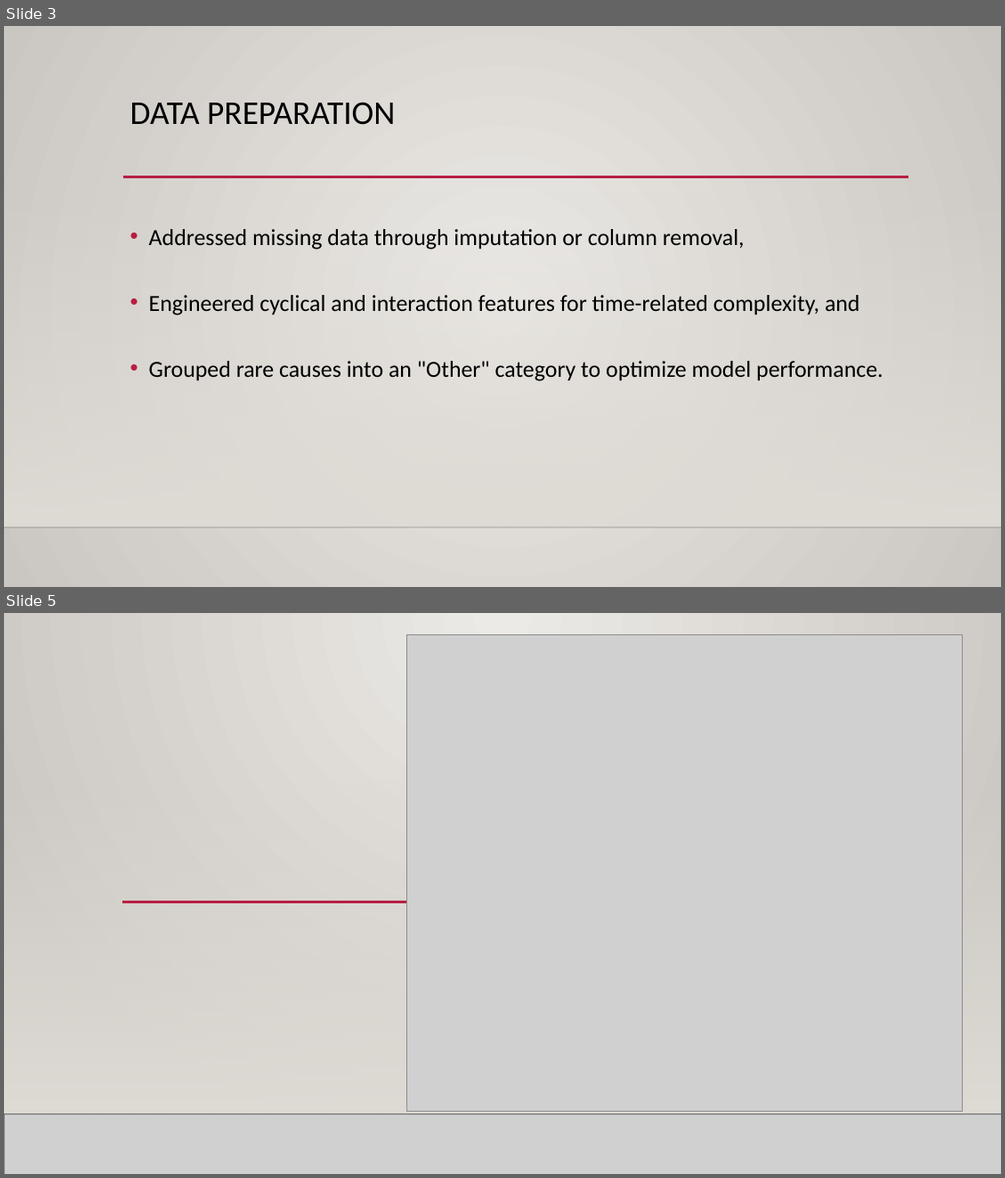
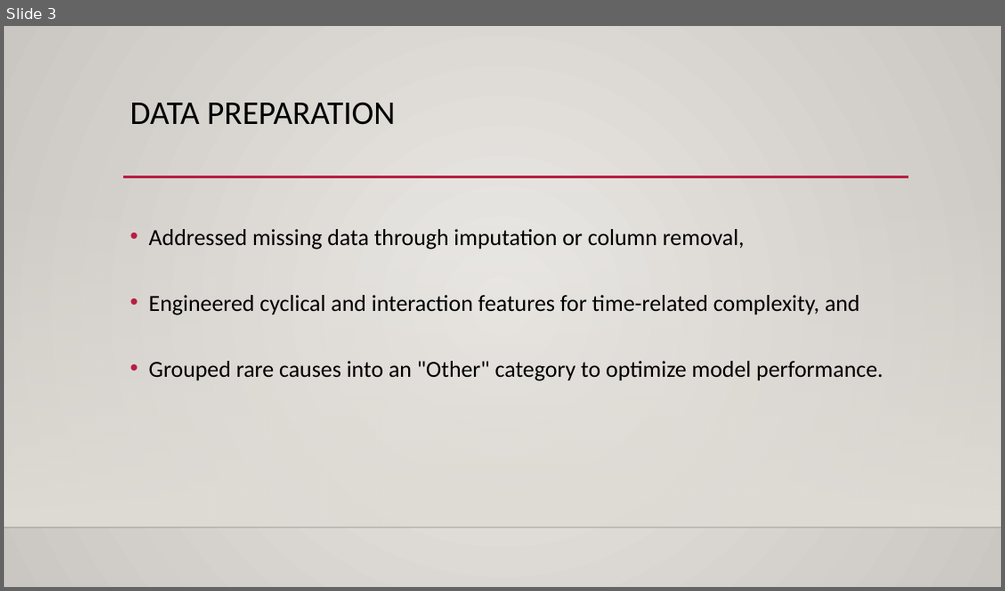
Before and after one commit to djdrjeff/phase3project_KelvinNjenga, a slide deck: Presentation1.pptx. Shown one above the other, each under a label of ours: slides 3 and 5 before the commit, slide 3 after it; the slides between them are not shown. The pictures are 1005x1178 and 1005x591 pixels, drawn with LibreOffice and Linux fonts; fonts in the diff are those of the drawing; grey boxes stand for pictures; background and template pictures are left out. Boxes give left, top, right and bottom in pixels: in the first picture for what was removed or moved away, otherwise in the second. Text is boxed around its words. In the diff, an @@ line names an element or a change of style, - is before the commit and + after.

```diff
--- a/Presentation1.pptx
+++ b/Presentation1.pptx
@@ slide 5 removed at <box>4,613,1001,1174</box>, background gradient #ECEAE7 to #CAC7C1; not listed: 3 template elements that a slide beside it also shows @@
@@ rectangle removed at <box>4,613,1001,1174</box> @@
@@ picture removed at <box>407,634,962,1111</box> @@
@@ rectangle removed at <box>4,779,1001,1114</box> @@
@@ rectangle removed at <box>4,779,1001,1114</box> @@
@@ line removed from (123, 901) to (464, 901) @@
@@ line removed from (202, 901) to (908, 901) @@
@@ line removed from (4, 1114) to (1001, 1114) @@
@@ picture removed at <box>4,1114,1001,1174</box> @@
@@ line removed from (4, 1114) to (1001, 1114) @@
```
Also in this commit, not shown: 1 slide changed, 2 slides added, 1 other file.
